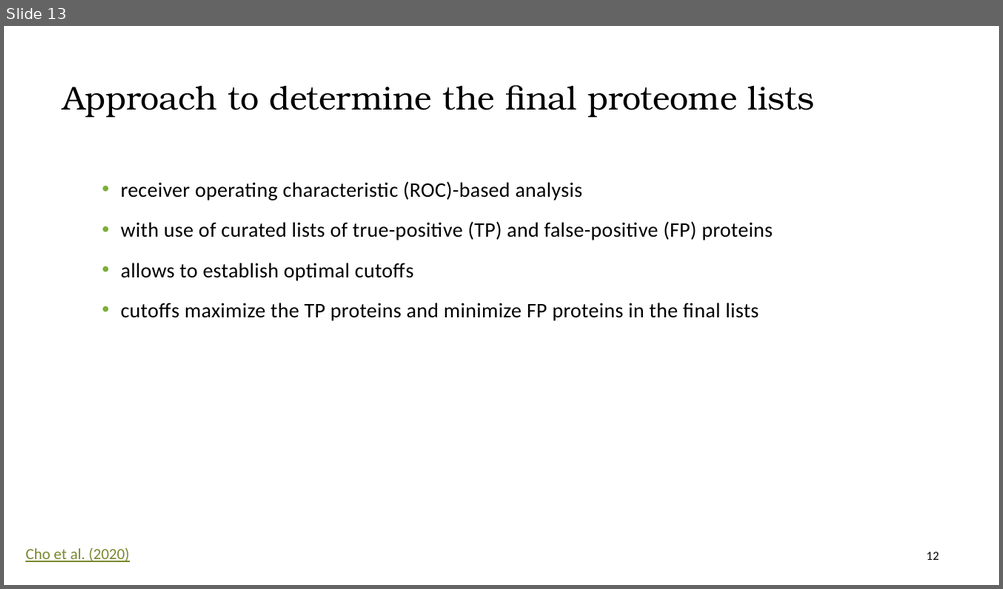
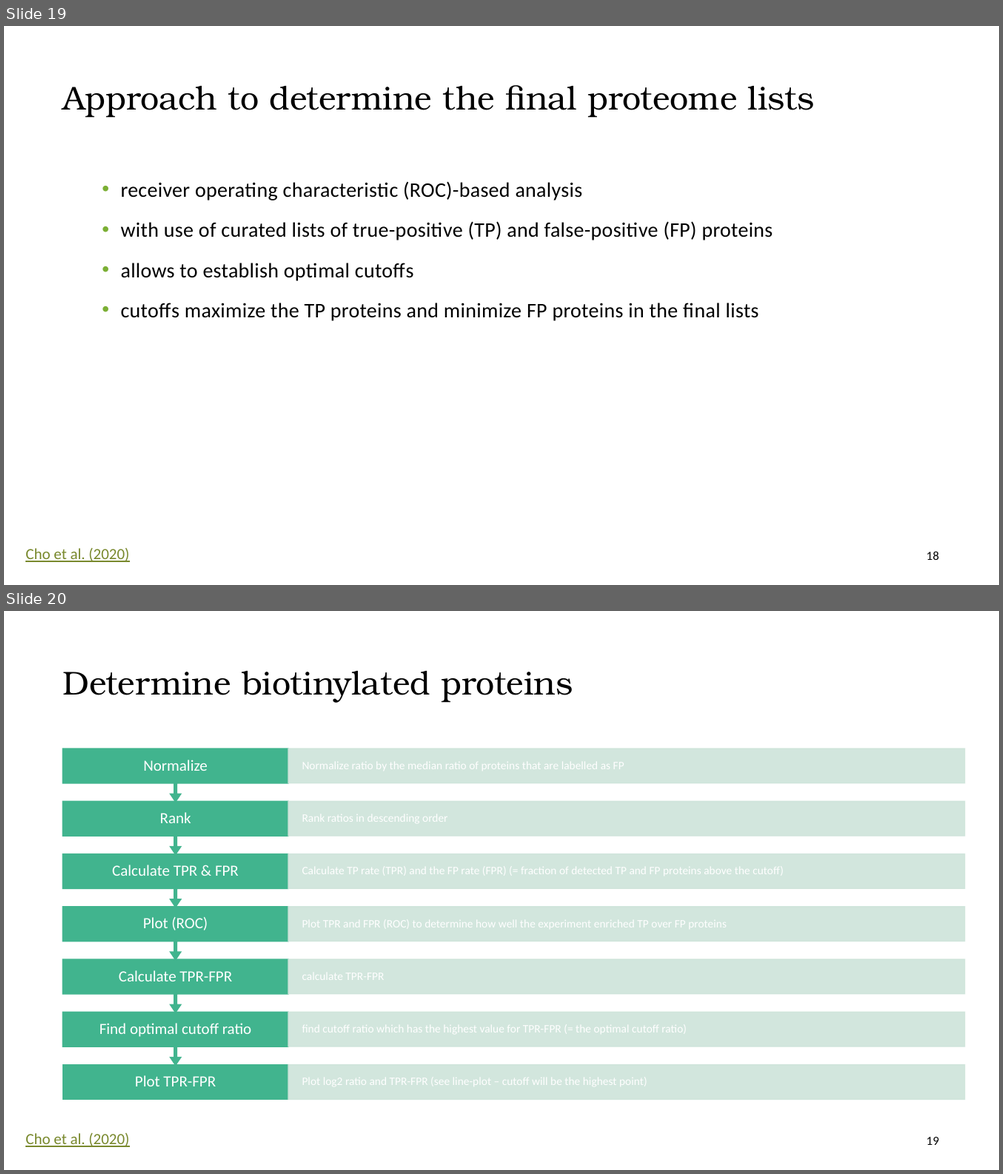
Before and after one commit to vinogradova-lab/cell-type-specific-proximity-labeling, a slide deck: turboid_analysis_walkthrough.pptx. Shown one above the other, each under a label of ours: slide 13 before the commit, slides 19 and 20 after it. The pictures are 1003x589 and 1003x1174 pixels, drawn with LibreOffice and Linux fonts; fonts in the diff are those of the drawing. Boxes give left, top, right and bottom in pixels: in the first picture for what was removed or moved away, otherwise in the second. Text is boxed around its words. In the diff, an @@ line names an element or a change of style, - is before the commit and + after.

```diff
--- a/turboid_analysis_walkthrough.pptx
+++ b/turboid_analysis_walkthrough.pptx
@@ slide 20 added at (4,611,999,1170), background #FFFFFF @@
@@ title added at (62,671,573,702), 32 pt, text #000000 @@
+Determine biotinylated proteins
@@ group added at (63,749,965,1099): 8 rectangles, 7 texts, 6 up arrow callouts @@
+Plot TPR-FPR
+Find optimal cutoff ratio
+Calculate TPR-FPR
+Plot (ROC)
+Calculate TPR & FPR
+Rank
+Normalize
@@ text added at (25,1133,129,1147), 15 pt, text #79892D, underline @@
+Cho et al. (2020)
@@ page number added at (926,1137,939,1145), 12 pt, text #000000 @@
+19
@@ what was slide 13 is now slide 19 @@
@@ page number at (926,551,939,560): text changed @@
-12
+18
```
Also in this commit, not shown: 3 slides changed, 5 other slides added, 2 other files.
